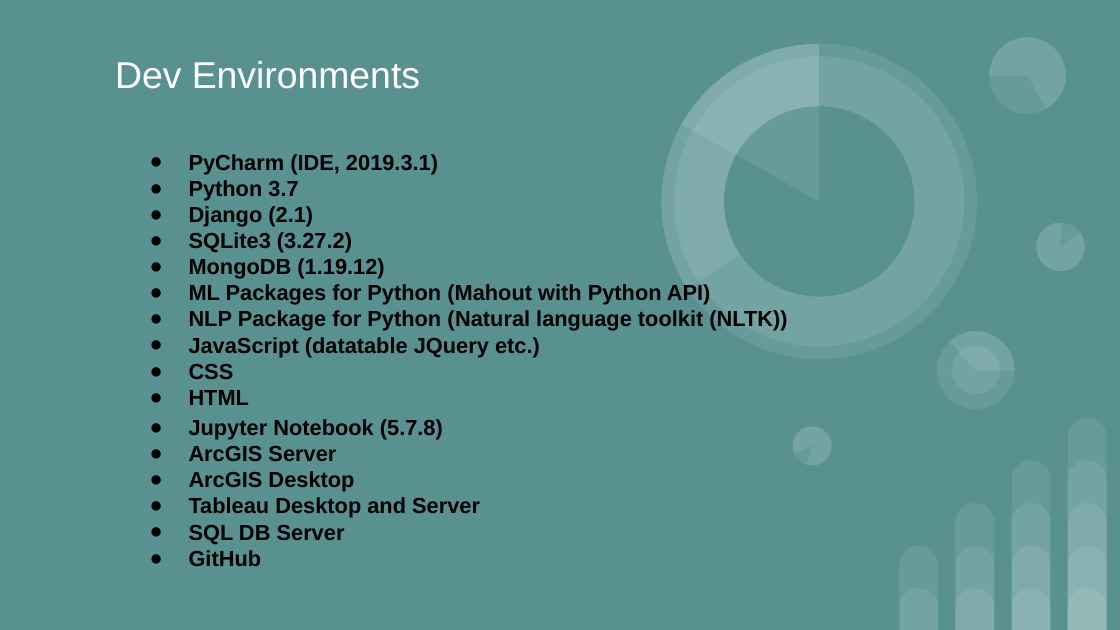
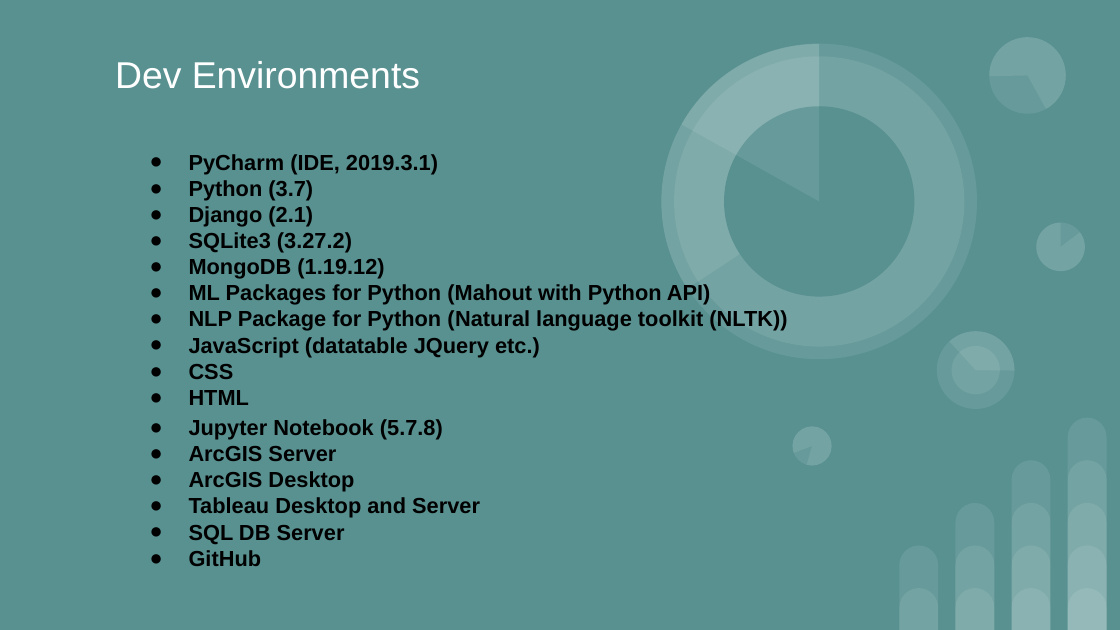
Before and after one commit to zhiliu-sfi2019/Task-3, a slide deck: slide 6 of OSAV_T3_GTFS_01022020.pptx. Drawn at 1120x630 pixels with LibreOffice and Linux fonts; fonts in the diff are those of the drawing. Boxes give left, top, right and bottom in pixels: in the first picture for what was removed or moved away, otherwise in the second. Text is boxed around its words. In the diff, an @@ line names an element or a change of style, - is before the commit and + after.

```diff
--- a/OSAV_T3_GTFS_01022020.pptx
+++ b/OSAV_T3_GTFS_01022020.pptx
@@ text at (189, 180, 313, 201): text changed @@
-● Python 3.7
+● Python (3.7)
```
